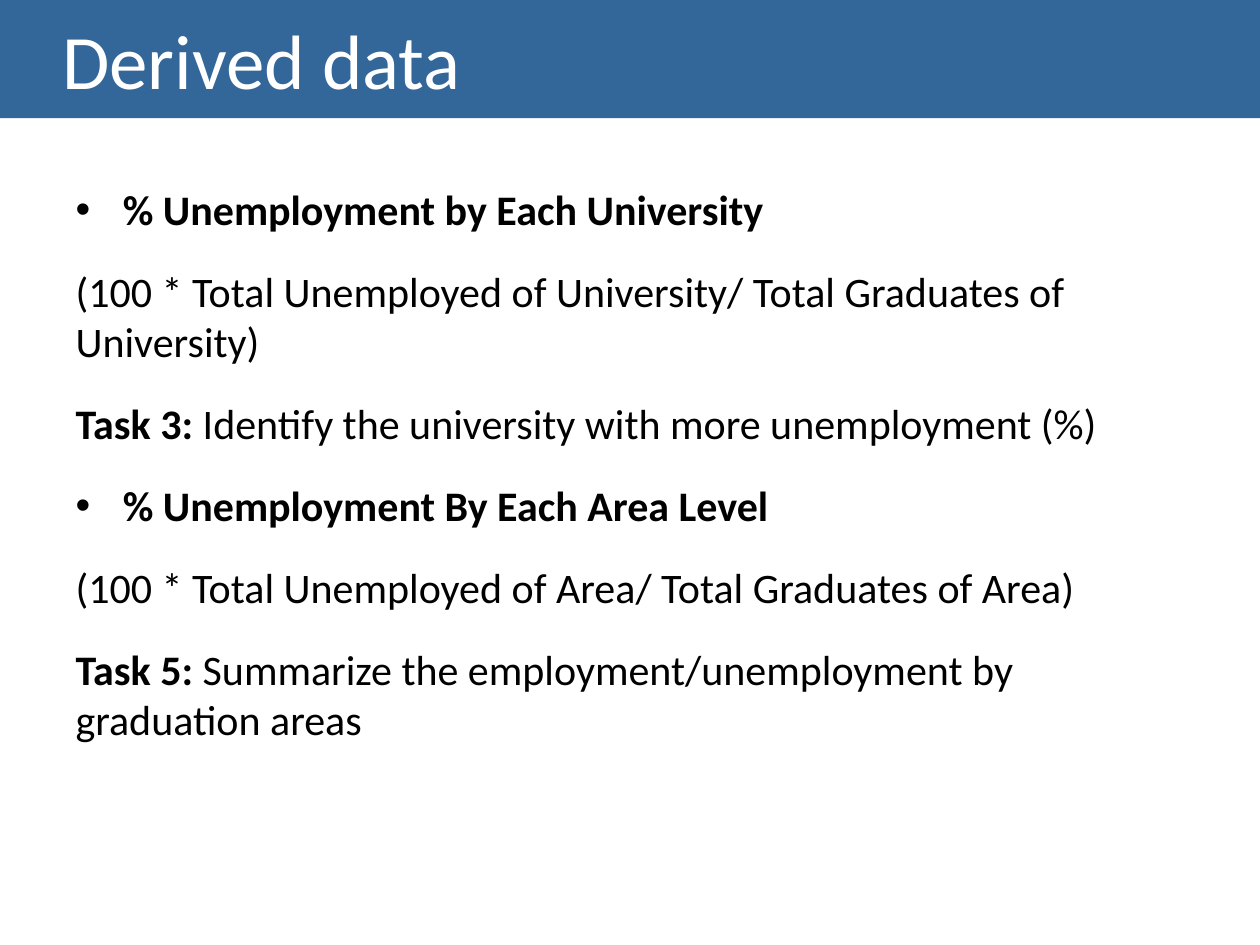
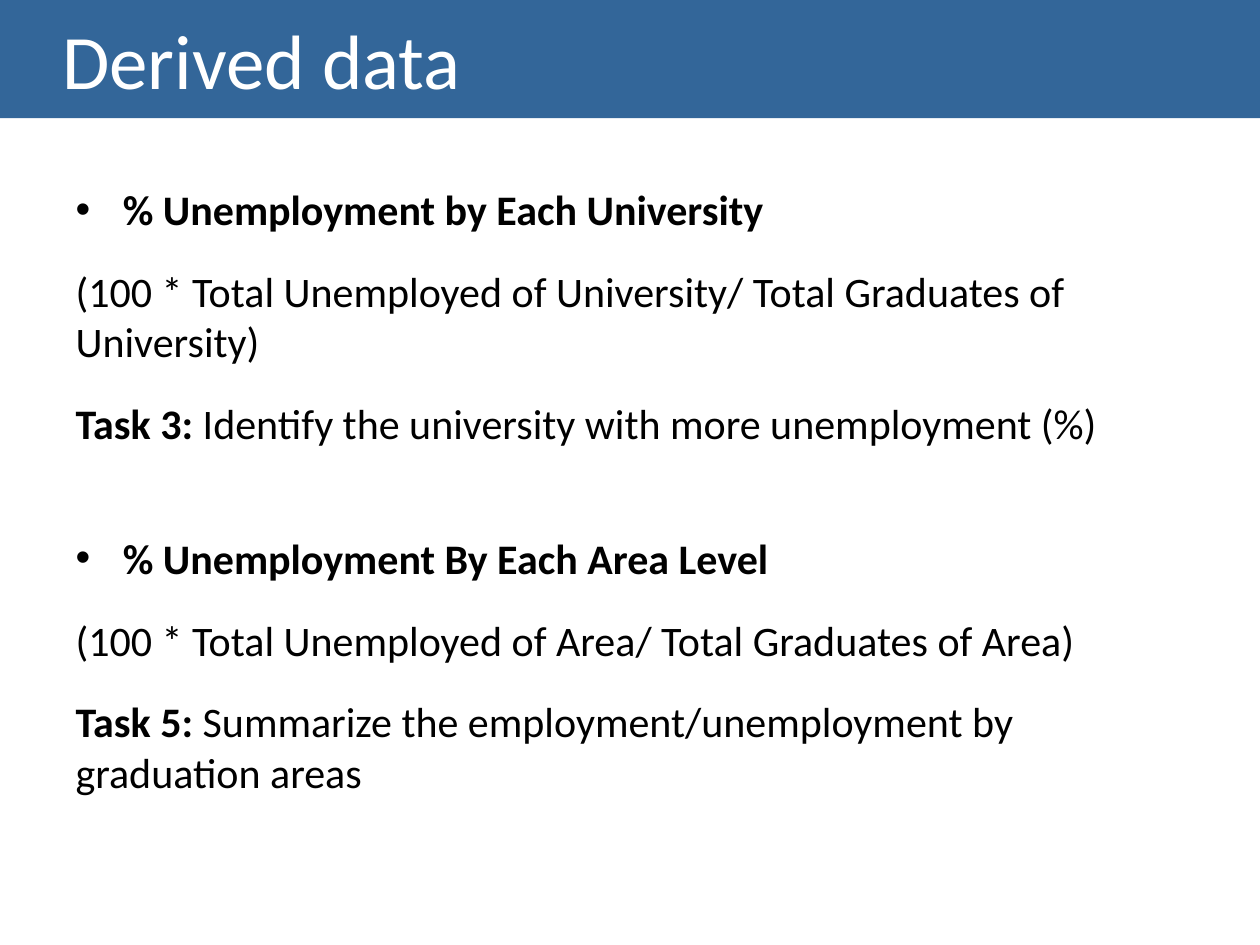
Before and after one commit to Strabox/Higher-Education-Unemployment-Portugal, a slide deck: slide 8 of II-Checkpoint/II-Checkpoint Presentation.pptx. Drawn at 1260x945 pixels with LibreOffice and Linux fonts; fonts in the diff are those of the drawing. Boxes give left, top, right and bottom in pixels: in the first picture for what was removed or moved away, otherwise in the second. Text is boxed around its words. In the diff, an @@ line names an element or a change of style, - is before the commit and + after.

```diff
--- a/II-Checkpoint/II-Checkpoint Presentation.pptx
+++ b/II-Checkpoint/II-Checkpoint Presentation.pptx
@@ text "% Unemployment by Each University" rewrapped from (76, 195, 1074, 743) to (76, 195, 1074, 796) @@
```
Also in this commit, not shown: 6 other slides changed, 3 slides added, 2 slides removed.
